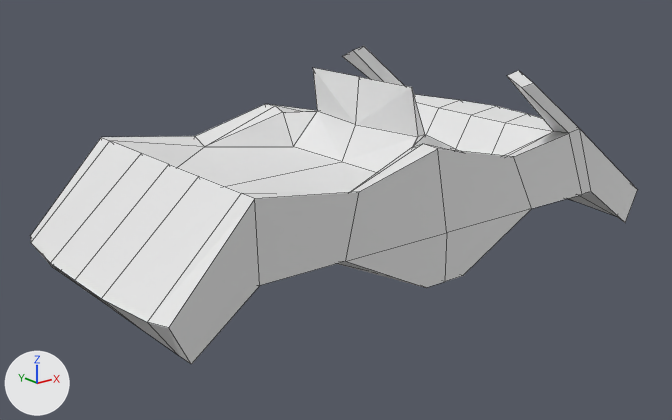
What one commit did to the Blender file UnityProj/Assets/RawModels/CarBody.blend.
The view is the same before and after, from a camera (50 mm lens) standing at (-24.3, -29.2, 12.4) and looking at (-0.7, 0.3, 0.6). Every picture has the same lights, and +X, +Y and +Z are marked at lower left. Mesh edges are drawn as thin lines. Materials are left out; every surface is plain grey.

The first picture shows 'Body'.
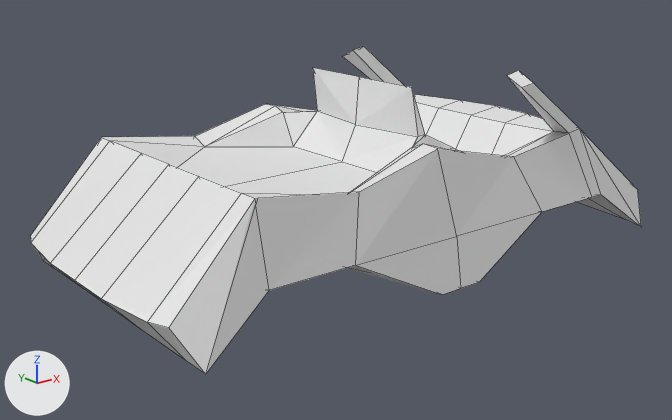
What the commit changed:
me_cube is used by ob_body; location (0.0, 0.0, 0.0).
me_cube had 152 vertices, 162 faces and spanned x -12.5..14.0, y -5.5..5.5, z -1.0..6.6.
me_cube now has 154 vertices, 167 faces and spans x -12.5..14.0, y -6.4..6.4, z -1.0..6.6.
Part 1, on me_cube:
2 faces are deleted.
10 vertices in x -11.2..12.2, y 4.8, z -1.0..0.7 move by (0.0, 0.4, 0.0).
6 vertices in x -8.6..8.9, y 5.5, z 1.0 move by (0.0, 0.6, 0.0).
5 vertices in x -11.2..11.7, y 5.5, z -1.0 move by (0.0, 0.9, 0.0).
4 new faces join them.
Part 2, on me_cube:
5 faces are deleted.
10 vertices in x -11.2..12.2, y -4.8, z -1.0..0.7 move by (0.0, -0.4, 0.0).
5 vertices in x -4.9..8.9, y -5.5, z 1.0 move by (0.0, -0.6, 0.0).
5 vertices in x -11.2..11.7, y -5.5, z -1.0 move by (0.0, -0.9, 0.0).
1 vertex moves from x -8.6, y -5.5, z 1.0 to x -8.7, y -5.6, z 3.8.
2 vertices are added at (-8.6, -6.1, 1.0), (-8.5, -5.5, 4.0).
8 new faces join them.

Where the change shows, as pixel boxes (x1, y1, x2, y2) in the pictures (672 x 420 px):
'Body', reshaped
    before: (31, 46, 637, 364)
    after: (31, 46, 641, 374)
part 1 of me_cube, built on
    both: (31, 243, 85, 290)
part 2 of me_cube, built on
    before: (104, 129, 637, 364)
    after: (104, 129, 641, 374)
